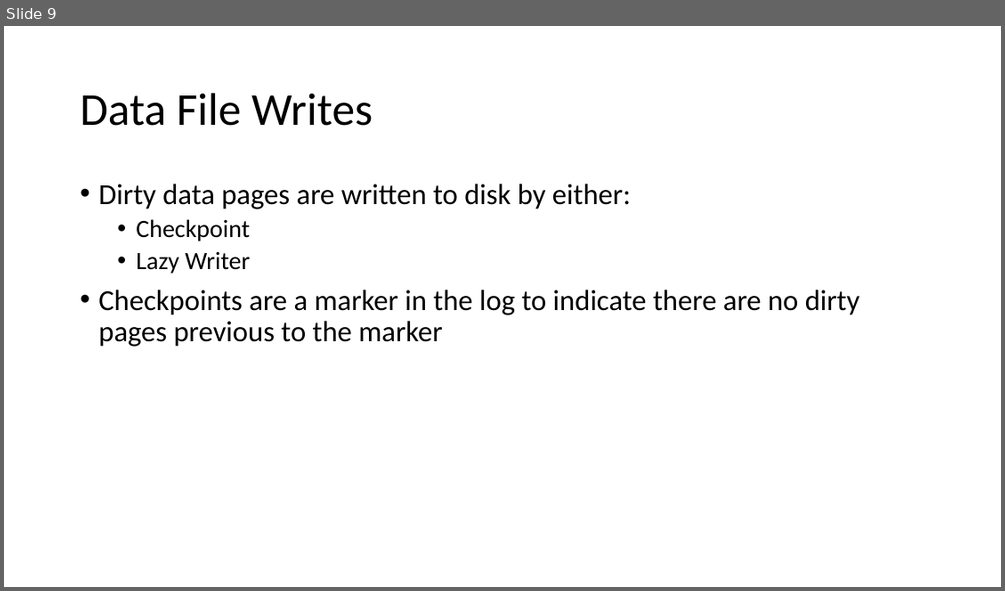
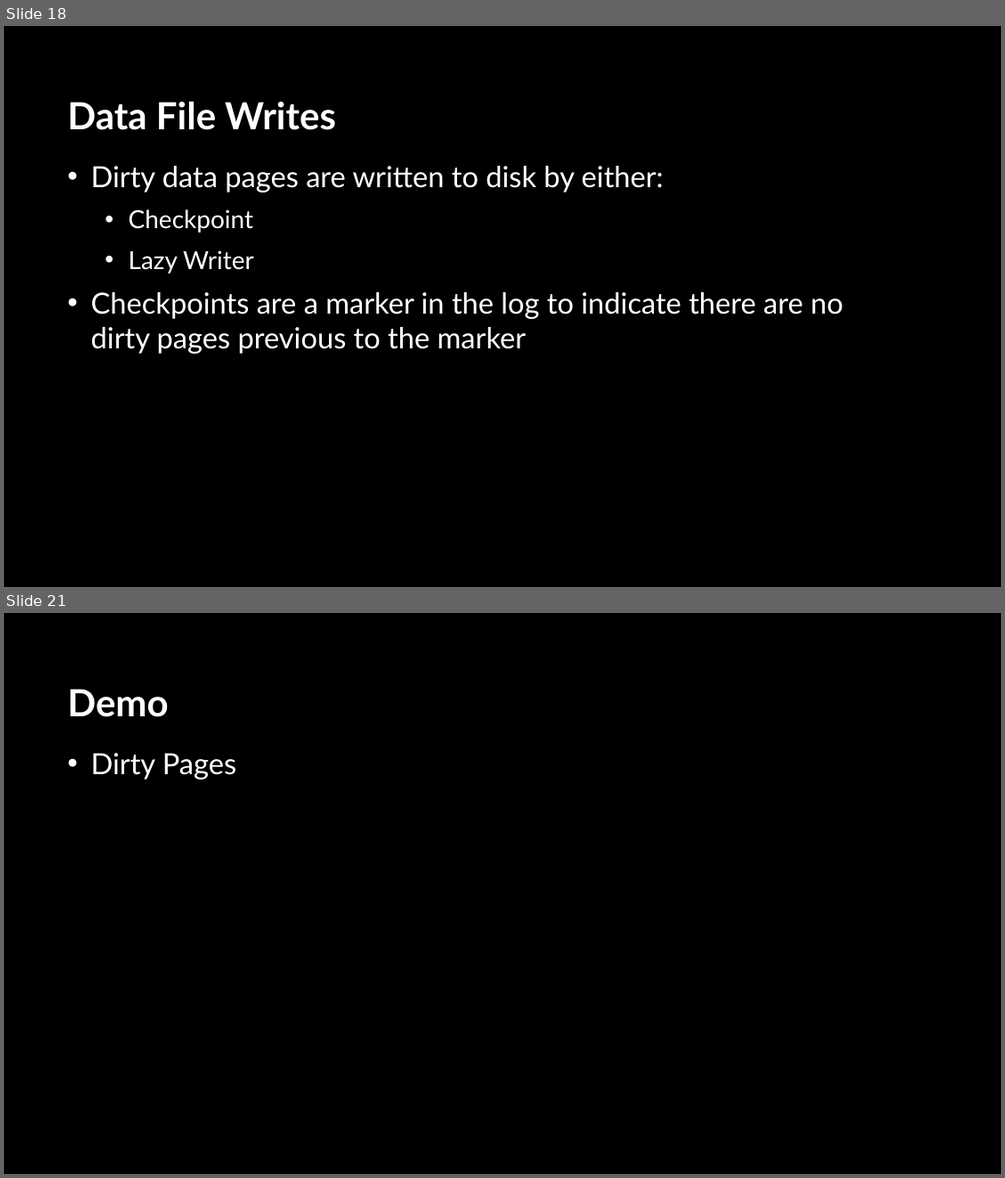
Before and after one commit to sabinio/SQLTraining, a slide deck: Slides/1. Logging.pptx. Shown one above the other, each under a label of ours: slide 9 before the commit, slides 18 and 21 after it; the slides between them are not shown. The pictures are 1005x591 and 1005x1178 pixels, drawn with LibreOffice and Linux fonts; fonts in the diff are those of the drawing; background and template pictures are left out. Boxes give left, top, right and bottom in pixels: in the first picture for what was removed or moved away, otherwise in the second. Text is boxed around its words. In the diff, an @@ line names an element or a change of style, - is before the commit and + after.

```diff
--- a/Slides/1. Logging.pptx
+++ b/Slides/1. Logging.pptx
@@ slide 21 added at (x1=4, y1=613, x2=1001, y2=1174), background picture (left out) @@
@@ title added at (x1=67, y1=689, x2=168, y2=717), 36 pt, text #FFFFFF, bold @@
+Demo
@@ text added at (x1=91, y1=753, x2=236, y2=779), 28 pt, text #FFFFFF @@
+• Dirty Pages
@@ what was slide 9 is now slide 18 @@
@@ slide 18 changed as well @@
@@ background #FFFFFF to picture (left out) @@
@@ title "Data File Writes" moved from (x1=80, y1=93, x2=372, y2=126) to (x1=67, y1=101, x2=336, y2=130) @@
@@ title "Data File Writes" at (x1=67, y1=101, x2=336, y2=130): size 44 to 36 pt, font Calibri to Lato, text colour #000000 to #FFFFFF, bold on; line spacing 0.9 to 1 @@
@@ text "Dirty data pages are written ..." moved from (x1=98, y1=184, x2=860, y2=346) to (x1=91, y1=166, x2=843, y2=354) @@
@@ text "Dirty data pages are written ..." at (x1=91, y1=166, x2=843, y2=354): font Calibri to Lato, text colour #000000 to #FFFFFF; indent changed; line spacing 0.9 to 1; more space between paragraphs @@
```
Also in this commit, not shown: 15 other slides changed, 19 other slides added, 1 slide removed.
